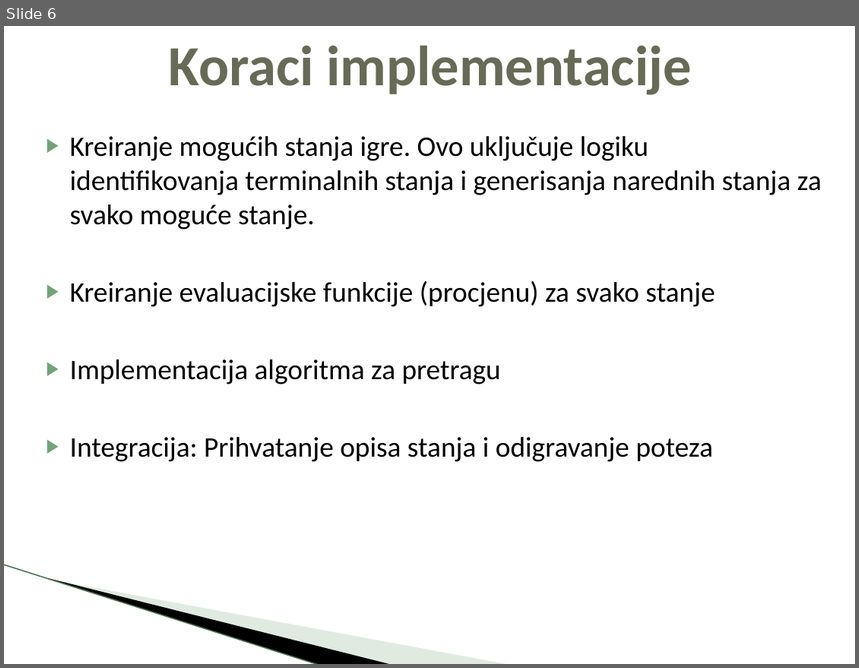
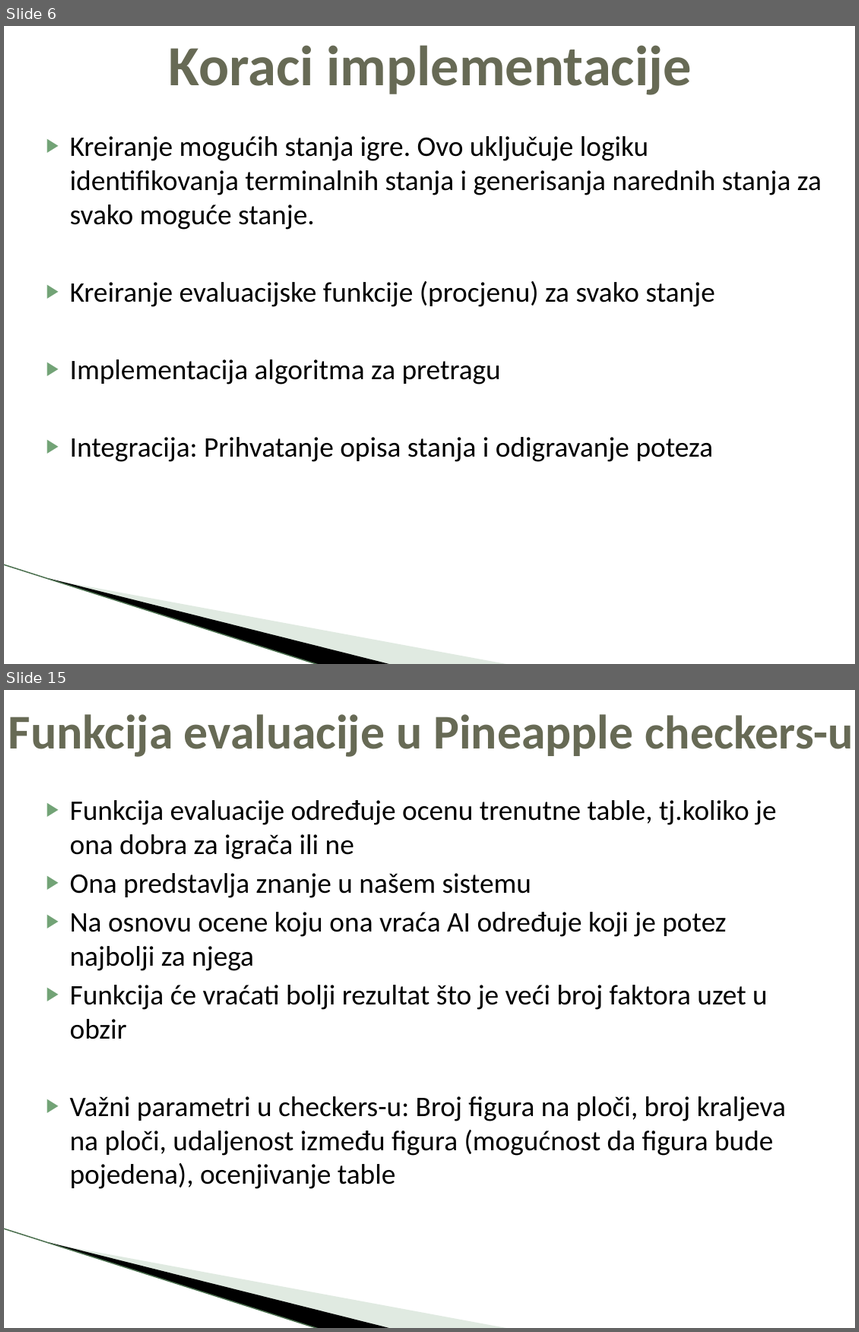
Before and after one commit to boimw/checkers, a slide deck: Projekat-Checkers.pptx. Shown one above the other, each under a label of ours: slide 6 before the commit, slides 6 and 15 after it; the slides between them are not shown. The pictures are 859x668 and 859x1332 pixels, drawn with LibreOffice and Linux fonts; fonts in the diff are those of the drawing; background and template pictures are left out. Boxes give left, top, right and bottom in pixels: in the first picture for what was removed or moved away, otherwise in the second. Text is boxed around its words. In the diff, an @@ line names an element or a change of style, - is before the commit and + after.

```diff
--- a/Projekat-Checkers.pptx
+++ b/Projekat-Checkers.pptx
@@ slide 15 added at bbox=[4, 690, 855, 1328], background #FFFFFF; not listed: 3 template elements that a slide beside it also shows @@
@@ title added at bbox=[9, 714, 854, 757], 41 pt, text #676A55, bold @@
+Funkcija evaluacije u Pineapple checkers-u
@@ text added at bbox=[70, 800, 786, 1189], 24 pt, text #000000 @@
+▶ Funkcija evaluacije određuje ocenu trenutne table, tj.koliko je ona dobra za igrača ili ne
+▶ Ona predstavlja znanje u našem sistemu
+▶ Na osnovu ocene koju ona vraća AI određuje koji je potez najbolji za njega
+▶ Funkcija će vraćati bolji rezultat što je veći broj faktora uzet u obzir
+▶ Važni parametri u checkers-u: Broj figura na ploči, broj kraljeva na ploči, udaljenost između figura (mogućnost da figura bude pojedena), ocenjivanje table
```
Also in this commit, not shown: 8 slides changed, 11 other slides added, 3 slides removed, 15 other files.
